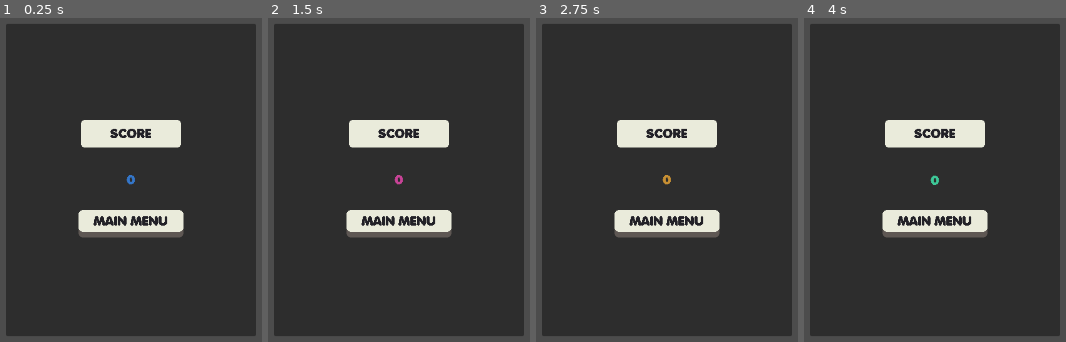
Above: before the commit, frames 1-4 (left to right).
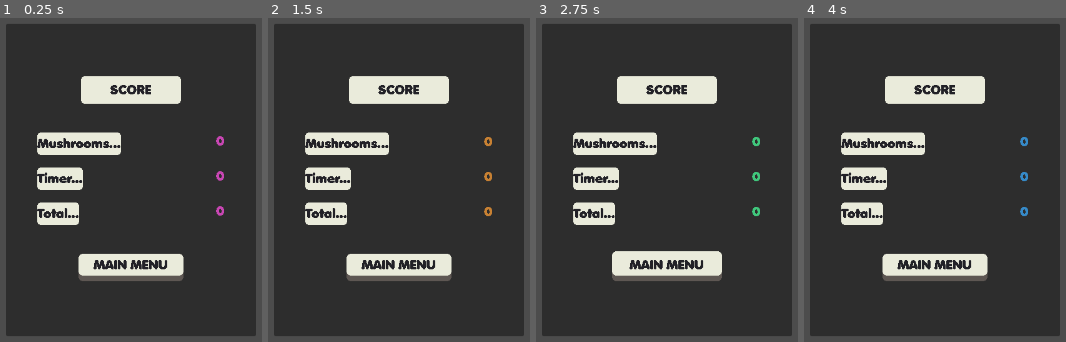
Above: after the commit, the same moments.

Repository: IsaacCerejo/wild-jam-87
Game: Godot game, scene res://scenes/lose_screen/lose_screen.tscn
The game is run twice, just before and just after one commit, with the same random seed, the same clock (stepped at 60 frames per second) and the same inputs. This scene is started directly instead of the project's main scene. The engine's default icon, where the game draws it, is replaced by a stand-in: a white triangle on a blue panel in a dark square. Sound files missing from this copy of the repository are replaced by a short silence.
Inputs (mouse positions are in pixels of both pictures, inside the frame that each line leads up to):
- Up to frame 1 (0.25 s): no input
- Up to frame 2 (1.5 s): click "MAIN MENU" at 0.5 s; move the mouse to (outside the picture) at 1.27 s; click (outside the picture) at 1.42 s
- Up to frame 3 (2.75 s): drag from (outside the picture) to (627, 270) at 2.02 s
- Up to frame 4 (4 s): move the mouse to (1016, 79) at 2.77 s; click (1016, 79) at 2.92 s; drag from (895, 270) to (outside the picture) at 3.52 s

The runs differ from the first frame. In frame 1, 15% of the frame differs, in the area x 14-86%, y 17-82%; in frame 2, 15%; in frame 3, 15%; in frame 4, 15%.
Error before the commit: Invalid call. Nonexistent function 'change_scene' in base 'Nil'. (res://scripts/lose_screen/lose_screen.gd:14)
Error after the commit: Invalid call. Nonexistent function 'change_scene' in base 'Nil'. (res://scripts/lose_screen/lose_screen.gd:22)

Commit message:
feat: lose screen score breakdown

Diff:
--- a/scenes/lose_screen/lose_screen.tscn
+++ b/scenes/lose_screen/lose_screen.tscn
@@ -21,17 +21,28 @@
 anchor_top = 0.5
 anchor_right = 0.5
 anchor_bottom = 0.5
+offset_left = -200.0
+offset_top = -250.0
+offset_right = 200.0
+offset_bottom = 250.0
 grow_horizontal = 2
 grow_vertical = 2
 theme = ExtResource("1_uglf1")
 
-[node name="VBoxContainer" type="VBoxContainer" parent="PanelContainer"]
+[node name="MarginContainer" type="MarginContainer" parent="PanelContainer"]
+layout_mode = 2
+theme_override_constants/margin_left = 50
+theme_override_constants/margin_top = 50
+theme_override_constants/margin_right = 50
+theme_override_constants/margin_bottom = 50
+
+[node name="VBoxContainer" type="VBoxContainer" parent="PanelContainer/MarginContainer"]
 layout_mode = 2
 theme = ExtResource("1_uglf1")
-theme_override_constants/separation = 32
+theme_override_constants/separation = 50
 alignment = 1
 
-[node name="Label" type="Label" parent="PanelContainer/VBoxContainer"]
+[node name="Label" type="Label" parent="PanelContainer/MarginContainer/VBoxContainer"]
 custom_minimum_size = Vector2(160, 40)
 layout_mode = 2
 size_flags_horizontal = 4
@@ -40,19 +51,80 @@
 horizontal_alignment = 1
 vertical_alignment = 1
 
-[node name="ScoreLabel" type="RichTextLabel" parent="PanelContainer/VBoxContainer"]
+[node name="ScoreBreakdown" type="VBoxContainer" parent="PanelContainer/MarginContainer/VBoxContainer"]
+layout_mode = 2
+theme_override_constants/separation = 24
+
+[node name="MushroomScore" type="HBoxContainer" parent="PanelContainer/MarginContainer/VBoxContainer/ScoreBreakdown"]
+layout_mode = 2
+size_flags_vertical = 3
+
+[node name="Label" type="Label" parent="PanelContainer/MarginContainer/VBoxContainer/ScoreBreakdown/MushroomScore"]
+custom_minimum_size = Vector2(0, 32)
+layout_mode = 2
+size_flags_horizontal = 2
+text = "Mushrooms..."
+vertical_alignment = 1
+
+[node name="MushroomScore" type="RichTextLabel" parent="PanelContainer/MarginContainer/VBoxContainer/ScoreBreakdown/MushroomScore"]
 unique_name_in_owner = true
-custom_minimum_size = Vector2(160, 40)
+custom_minimum_size = Vector2(64, 32)
 layout_mode = 2
-size_flags_horizontal = 4
+size_flags_horizontal = 3
 theme = ExtResource("1_uglf1")
 bbcode_enabled = true
 text = "[wave amp=50.0 freq=5.0 connected=1][rainbow freq=1.0 sat=0.8 val=0.8 speed=1.0]1000[/rainbow]"
 fit_content = true
-horizontal_alignment = 1
+horizontal_alignment = 2
 vertical_alignment = 1
 
-[node name="MainMenuButton" type="Button" parent="PanelContainer/VBoxContainer"]
+[node name="TimerScore" type="HBoxContainer" parent="PanelContainer/MarginContainer/VBoxContainer/ScoreBreakdown"]
+layout_mode = 2
+size_flags_vertical = 3
+
+[node name="Label" type="Label" parent="PanelContainer/MarginContainer/VBoxContainer/ScoreBreakdown/TimerScore"]
+custom_minimum_size = Vector2(0, 32)
+layout_mode = 2
+size_flags_horizontal = 2
+text = "Timer..."
+vertical_alignment = 1
+
+[node name="TimerScore" type="RichTextLabel" parent="PanelContainer/MarginContainer/VBoxContainer/ScoreBreakdown/TimerScore"]
+unique_name_in_owner = true
+custom_minimum_size = Vector2(64, 32)
+layout_mode = 2
+size_flags_horizontal = 3
+theme = ExtResource("1_uglf1")
+bbcode_enabled = true
+text = "[wave amp=50.0 freq=5.0 connected=1][rainbow freq=1.0 sat=0.8 val=0.8 speed=1.0]1000[/rainbow]"
+fit_content = true
+horizontal_alignment = 2
+vertical_alignment = 1
+
+[node name="TotalScore" type="HBoxContainer" parent="PanelContainer/MarginContainer/VBoxContainer/ScoreBreakdown"]
+layout_mode = 2
+size_flags_vertical = 3
+
+[node name="Label" type="Label" parent="PanelContainer/MarginContainer/VBoxContainer/ScoreBreakdown/TotalScore"]
+custom_minimum_size = Vector2(0, 32)
+layout_mode = 2
+size_flags_horizontal = 2
+text = "Total..."
+vertical_alignment = 1
+
+[node name="TotalScore" type="RichTextLabel" parent="PanelContainer/MarginContainer/VBoxContainer/ScoreBreakdown/TotalScore"]
+unique_name_in_owner = true
+custom_minimum_size = Vector2(64, 32)
+layout_mode = 2
+size_flags_horizontal = 3
+theme = ExtResource("1_uglf1")
+bbcode_enabled = true
+text = "[wave amp=50.0 freq=5.0 connected=1][rainbow freq=1.0 sat=0.8 val=0.8 speed=1.0]1000[/rainbow]"
+fit_content = true
+horizontal_alignment = 2
+vertical_alignment = 1
+
+[node name="MainMenuButton" type="Button" parent="PanelContainer/MarginContainer/VBoxContainer"]
 custom_minimum_size = Vector2(160, 40)
 layout_mode = 2
 size_flags_horizontal = 4
@@ -61,4 +133,4 @@
 theme = ExtResource("1_uglf1")
 text = "MAIN MENU"
 
-[connection signal="pressed" from="PanelContainer/VBoxContainer/MainMenuButton" to="." method="_on_main_menu_button_pressed"]
+[connection signal="pressed" from="PanelContainer/MarginContainer/VBoxContainer/MainMenuButton" to="." method="_on_main_menu_button_pressed"]
--- a/scenes/main_game/main_game.tscn
+++ b/scenes/main_game/main_game.tscn
@@ -15,9 +15,7 @@
 [ext_resource type="Texture2D" uid="uid://chxpexxxkxr2n" path="res://assets/hand/hand_spray.png" id="11_feobv"]
 [ext_resource type="Texture2D" uid="uid://d3svvioh7o10y" path="res://assets/hand/hand_tesoura.png" id="12_gxjft"]
 [ext_resource type="Script" uid="uid://ybxq7x6jqqc6" path="res://scripts/main_game/arm.gd" id="13_4y18v"]
-[ext_resource type="Texture2D" uid="uid://cq78o0i5acgfx" path="res://assets/icons/icon.svg" id="14_ebk6p"]
 [ext_resource type="Texture2D" uid="uid://cyhrd3h7qpjot" path="res://assets/tools/drill.png" id="14_kwr1i"]
-[ext_resource type="Script" uid="uid://b1allxwp806s0" path="res://scripts/main_game/lantern.gd" id="14_r8wn4"]
 [ext_resource type="Texture2D" uid="uid://c84qi7og20aic" path="res://assets/post_its/IMG_0761.PNG" id="15_fxa2l"]
 [ext_resource type="Texture2D" uid="uid://df067qcq6mwj3" path="res://assets/post_its/IMG_0760.PNG" id="16_feobv"]
 [ext_resource type="Texture2D" uid="uid://cb6neo1hix40h" path="res://assets/post_its/IMG_0758.PNG" id="17_uddg2"]
@@ -90,18 +88,6 @@
 
 [sub_resource type="RectangleShape2D" id="RectangleShape2D_gxjft"]
 size = Vector2(44.484985, 197.89801)
-
-[sub_resource type="CircleShape2D" id="CircleShape2D_r8wn4"]
-radius = 66.75328
-
-[sub_resource type="Gradient" id="Gradient_s87mg"]
-colors = PackedColorArray(1, 1, 1, 1, 0, 0, 0, 0)
-
-[sub_resource type="GradientTexture2D" id="GradientTexture2D_ebk6p"]
-gradient = SubResource("Gradient_s87mg")
-fill = 1
-fill_from = Vector2(0.5, 0.5)
-fill_to = Vector2(0.84659094, 0.1846591)
 
 [sub_resource type="Animation" id="Animation_5s8cp"]
 length = 0.001
@@ -254,27 +240,6 @@
 rotation = 0.86917394
 shape = SubResource("RectangleShape2D_gxjft")
 
-[node name="Lantern" type="Area2D" parent="."]
-visible = false
-z_index = -1
-position = Vector2(381, 254)
-script = ExtResource("14_r8wn4")
-
-[node name="Sprite2D" type="Sprite2D" parent="Lantern"]
-visible = false
-texture = ExtResource("14_ebk6p")
-
-[node name="CollisionShape2D" type="CollisionShape2D" parent="Lantern"]
-shape = SubResource("CircleShape2D_r8wn4")
-
-[node name="Light" type="PointLight2D" parent="Lantern"]
-position = Vector2(0, 2.9999998)
-scale = Vector2(5, 5)
-color = Color(1, 0.54901963, 0.25882354, 1)
-energy = 1.3
-range_item_cull_mask = 3
-texture = SubResource("GradientTexture2D_ebk6p")
-
 [node name="PatientManager" type="Node2D" parent="."]
 z_index = -2
 position = Vector2(640, 360)
@@ -301,8 +266,6 @@
 [node name="WorldEnvironment" type="WorldEnvironment" parent="."]
 environment = SubResource("Environment_r8wn4")
 
-[connection signal="input_event" from="Lantern" to="Lantern" method="_on_input_event"]
-
 [editable path="ToolSelector/Pinca"]
 [editable path="ToolSelector/Spray"]
 [editable path="ToolSelector/Tesoura"]
--- a/scripts/autoloads/global.gd
+++ b/scripts/autoloads/global.gd
@@ -27,7 +27,8 @@
 var player: Player
 var camera: Camera2D
 var time_bar: TimeBar
-var score: int = 0
+var time_score: int = 0
+var mushroom_score: int = 0
 
 # Settings
 var music_step: int = 9
@@ -53,13 +54,17 @@
 		else:
 			DisplayServer.window_set_mode(DisplayServer.WINDOW_MODE_FULLSCREEN)
 
-func add_score(value: int) -> void:
-	score += value
+func add_mushroom_score(value: int) -> void:
+	mushroom_score += value
+
+func compute_total_score() -> int:
+	return time_score + mushroom_score
 
 func reset_score() -> void:
-	score = 0
+	time_score = 0
+	mushroom_score = 0
 
 func add_time_to_score() -> void:
 	if time_bar:
 		time_bar.stop_timer()
-		score += int(time_bar.get_time_left())
+		time_score += int(time_bar.get_time_left())
--- a/scripts/lose_screen/lose_screen.gd
+++ b/scripts/lose_screen/lose_screen.gd
@@ -1,10 +1,18 @@
 extends Control
 
-@onready var score_label: RichTextLabel = %ScoreLabel
+@onready var mushroom_score_label: RichTextLabel = %MushroomScore
+@onready var timer_score_label: RichTextLabel = %TimerScore
+@onready var total_score_label: RichTextLabel = %TotalScore
 
 func _ready() -> void:
-	score_label.clear()
-	score_label.text = "[wave amp=50.0 freq=5.0 connected=1][rainbow freq=1.0 sat=0.8 val=0.8 speed=1.0]%d[/rainbow]" % Global.score
+	mushroom_score_label.clear()
+	mushroom_score_label.text = "[wave amp=50.0 freq=5.0 connected=1][rainbow freq=1.0 sat=0.8 val=0.8 speed=1.0]%d[/rainbow]" % Global.mushroom_score
+
+	timer_score_label.clear()
+	timer_score_label.text = "[wave amp=50.0 freq=5.0 connected=1][rainbow freq=1.0 sat=0.8 val=0.8 speed=1.0]%d[/rainbow]" % Global.time_score
+
+	total_score_label.clear()
+	total_score_label.text = "[wave amp=50.0 freq=5.0 connected=1][rainbow freq=1.0 sat=0.8 val=0.8 speed=1.0]%d[/rainbow]" % Global.compute_total_score()
 
 func _exit_tree() -> void:
 	Global.reset_score()
--- a/scripts/main_game/mushrooms/mushroom.gd
+++ b/scripts/main_game/mushrooms/mushroom.gd
@@ -36,11 +36,12 @@
 	_original_material = sprite_2d.material
 
 func _on_input_event(_viewport: Node, event: InputEvent, _shape_idx: int) -> void:
-	if _busy:
+	var active_tool: Tool = Global.player.get_active_tool()
+
+	if _busy or active_tool == null:
 		return
 
-	var active_tool = Global.player.get_active_tool()
-	var is_tool_correct: bool = active_tool != null and allowed_tool_types.has(active_tool.type)
+	var is_tool_correct: bool = allowed_tool_types.has(active_tool.type)
 
 	if event is InputEventMouseButton and event.button_index == MOUSE_BUTTON_LEFT:
 		if not is_tool_correct:
@@ -56,7 +57,7 @@
 		if result:
 			picked.emit(self)
 			AudioManager.create_audio(SoundEffectSettings.SOUND_EFFECT_TYPE.MUSHROOM_PICKED)
-			Global.add_score(score_value)
+			Global.add_mushroom_score(score_value)
 			await _correct_animation()
 			queue_free()
 
Not shown: 1 places in scenes/main_game/main_game.tscn that only renumber resources
